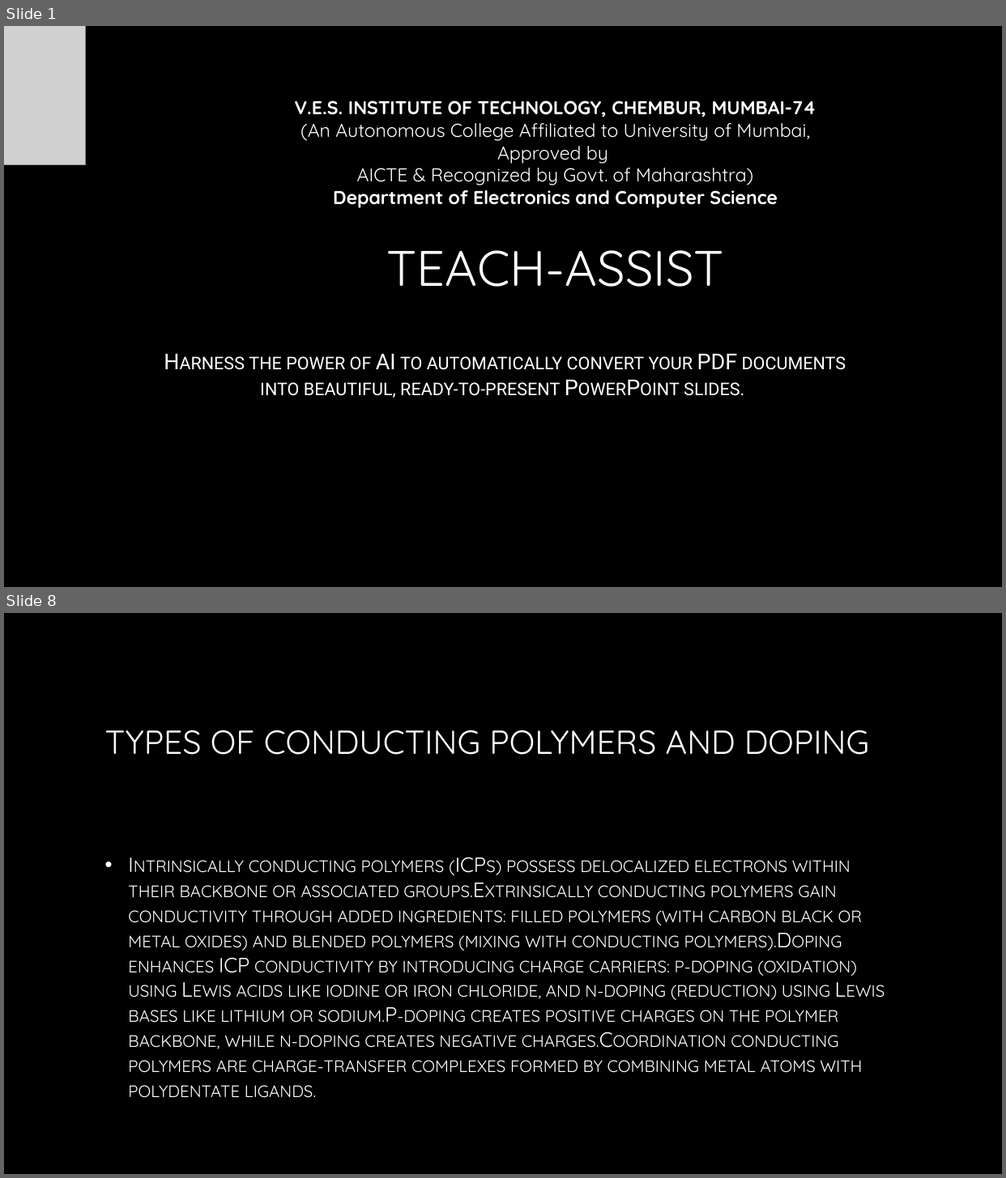
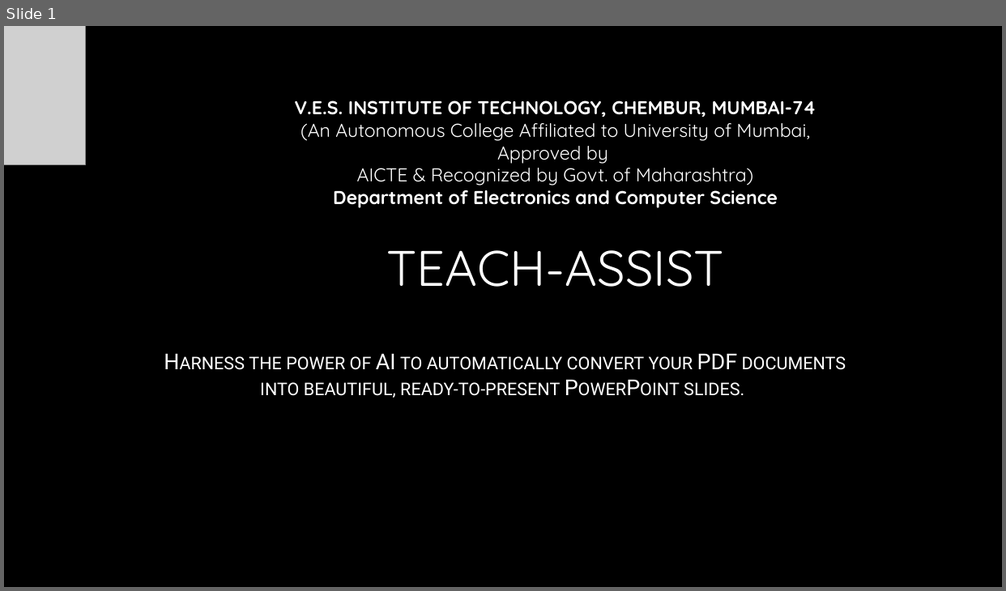
Before and after one commit to AdityaB-11/Pdf_to_presentation_GenAI, a slide deck: output/generated_presentation.pptx. Shown one above the other, each under a label of ours: slides 1 and 8 before the commit, slide 1 after it; the slides between them are not shown. The pictures are 1006x1178 and 1006x591 pixels, drawn with LibreOffice and Linux fonts; fonts in the diff are those of the drawing; grey boxes stand for pictures; background and template pictures are left out. Boxes give left, top, right and bottom in pixels: in the first picture for what was removed or moved away, otherwise in the second. Text is boxed around its words. In the diff, an @@ line names an element or a change of style, - is before the commit and + after.

```diff
--- a/output/generated_presentation.pptx
+++ b/output/generated_presentation.pptx
@@ slide 8 removed at box(4, 613, 1002, 1174), background picture (left out) @@
@@ title removed at box(105, 730, 869, 755) @@
-TYPES OF CONDUCTING POLYMERS AND DOPING
@@ text removed at box(128, 860, 862, 1098) @@
-• Intrinsically conducting polymers (ICPs) possess delocalized electrons within their backbone or associated groups.Extrinsically conducting polymers gain conductivity through added ingredients: filled polymers (with carbon black or metal oxides) and blended polymers (mixing with conducting polymers).Doping enhances ICP conductivity by introducing charge carriers: p-doping (oxidation) using Lewis acids like iodine or iron chloride, and n-doping (reduction) using Lewis bases like lithium or sodium.P-doping creates positive charges on the polymer backbone, while n-doping creates negative charges.Coordination conducting polymers are charge-transfer complexes formed by combining metal atoms with polydentate ligands.
```
Also in this commit, not shown: 2 slides changed, 12 slides added, 7 other slides removed, 4 other files.
